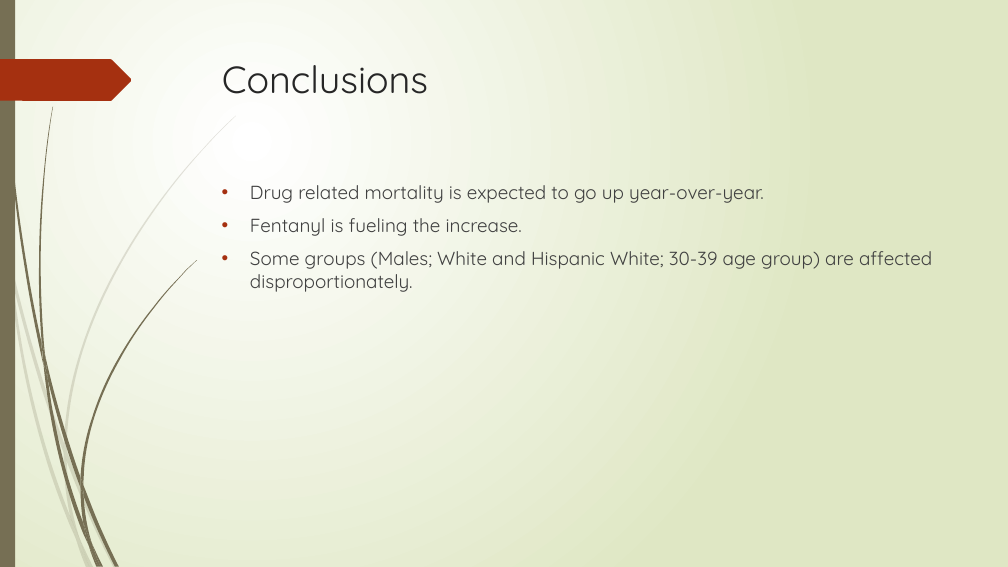
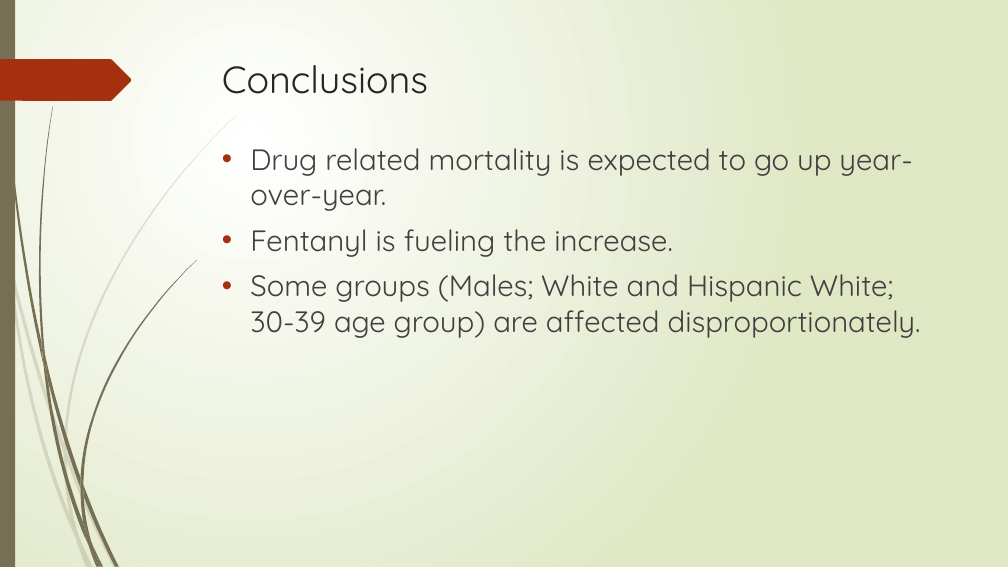
Before and after one commit to yayunl/DataViz-Project1, a slide deck: slide 18 of Drug Mortality and Socio-Economic conditions in Connecticut.pptx (slide 17 before the commit). Drawn at 1008x567 pixels with LibreOffice and Linux fonts; fonts in the diff are those of the drawing. Boxes give left, top, right and bottom in pixels: in the first picture for what was removed or moved away, otherwise in the second. Text is boxed around its words. In the diff, an @@ line names an element or a change of style, - is before the commit and + after.

```diff
--- a/Drug Mortality and Socio-Economic conditions in Connecticut.pptx
+++ b/Drug Mortality and Socio-Economic conditions in Connecticut.pptx
@@ text "Drug related mortality is expected ...": place and size @@
-text "Drug related mortality is expected ..." at bbox=[250, 185, 932, 292]
+text "Drug related mortality is expected ..." at bbox=[250, 148, 921, 338]
@@ text "Drug related mortality is expected ..." at bbox=[250, 148, 921, 338]: size 18 to 28 pt @@
```
Also in this commit, not shown: 3 other slides changed, 4 slides added, 3 slides removed, 2 other files.
